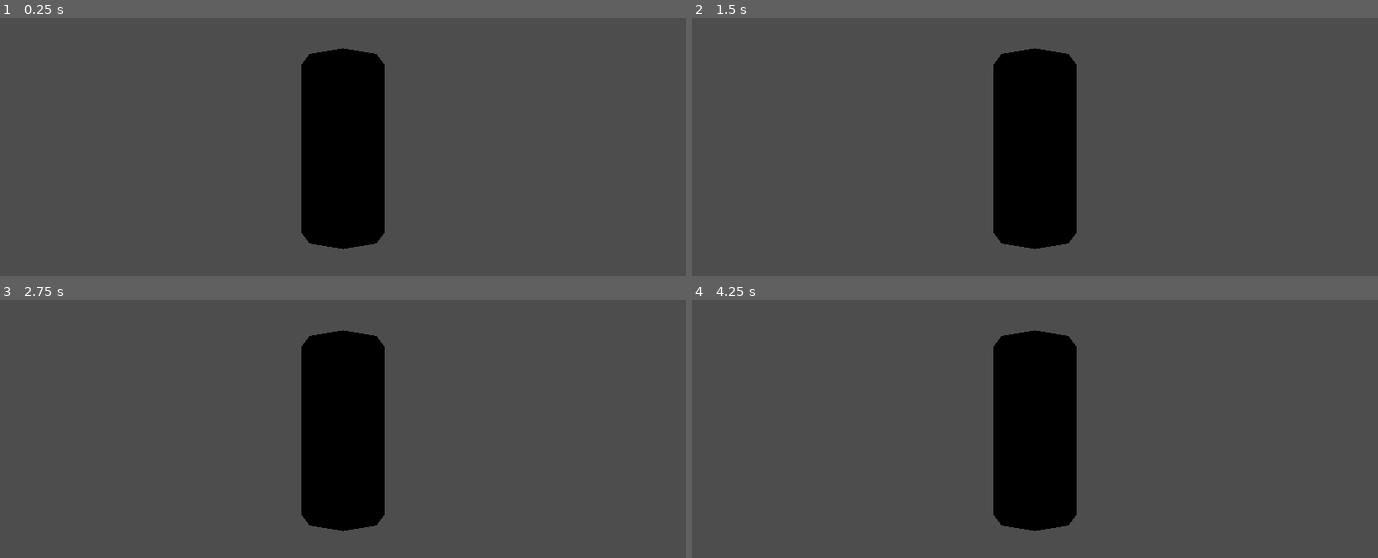
Above: before the commit, frames 1-4 (two rows, left to right).
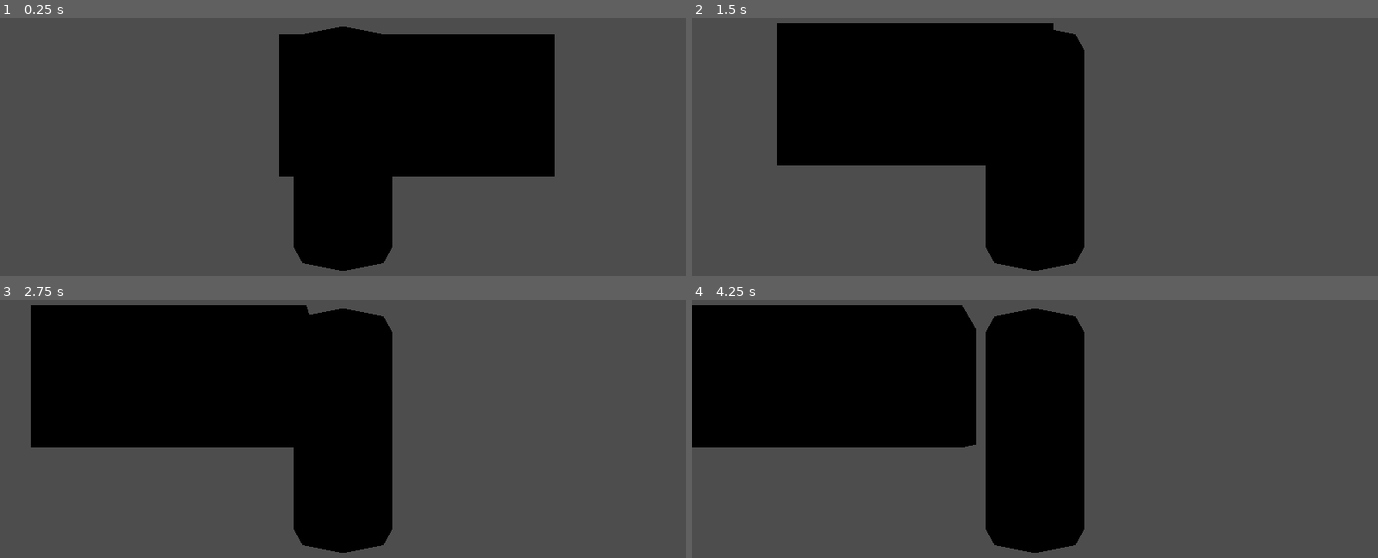
Above: after the commit, the same moments.

Repository: TheStickLord/SpikeDrop
Game: Godot game, scene res://Scenes/Test_World.tscn
The game is run twice, just before and just after one commit, with the same random seed, the same clock (stepped at 60 frames per second) and the same inputs.
Inputs:
- Up to frame 1 (0.25 s): no input
- Up to frame 2 (1.5 s): tap Enter at 0.5 s; hold D (Right, bound only after the commit) 0.53-1.28 s; hold A (Left, bound only after the commit) from 1.28 s (still down)
- Up to frame 3 (2.75 s): release A (Left, bound only after the commit) at 2.03 s; hold D (Right, bound only after the commit) from 2.03 s (still down)
- Up to frame 4 (4.25 s): release D (Right, bound only after the commit) at 3.53 s; hold A (Left, bound only after the commit) from 3.53 s (still down)

The runs differ from the first frame. In frame 1, 18% of the frame differs, in the area x 40-81%, y 3-99%; in frame 2, 21%; in frame 3, 25%; in frame 4, 27%, in the area x 0-58%, y 1-99%.

Commit message:
Made basic movement setup

Diff:
--- a/spike-drop/Scenes/Player/MovementController.tscn
+++ b/spike-drop/Scenes/Player/MovementController.tscn
@@ -1,3 +1,14 @@
 [gd_scene format=3 uid="uid://68m4d2a8sw0d"]
 
+[ext_resource type="Script" uid="uid://hw5etlb3tp2u" path="res://Scenes/Player/walk.gd" id="1_5g22s"]
+[ext_resource type="Script" uid="uid://ci4a24c6kbfnh" path="res://Scenes/Player/movement_controller.gd" id="1_24naf"]
+[ext_resource type="Script" uid="uid://bxinr1yrrbvov" path="res://Scenes/Player/idle.gd" id="3_u5lm8"]
+
 [node name="MovementController" type="Node" unique_id=599565209]
+script = ExtResource("1_24naf")
+
+[node name="Walk" type="Node" parent="." unique_id=22069757]
+script = ExtResource("1_5g22s")
+
+[node name="Idle" type="Node" parent="." unique_id=1709288738]
+script = ExtResource("3_u5lm8")
--- a/spike-drop/Scenes/Player/Player.tscn
+++ b/spike-drop/Scenes/Player/Player.tscn
@@ -1,16 +1,25 @@
 [gd_scene format=3 uid="uid://25l5ucxfo5gm"]
 
+[ext_resource type="Script" uid="uid://bda86mkc8s8ef" path="res://Scenes/Player/player.gd" id="1_jmcll"]
 [ext_resource type="PackedScene" uid="uid://cdmc4kitcst6" path="res://Scenes/Player/PlayerView/PlayerView.tscn" id="1_ude3g"]
 [ext_resource type="PackedScene" uid="uid://c6o0a3idgbfda" path="res://Scenes/Player/FullBodyActionController.tscn" id="2_jmcll"]
 [ext_resource type="PackedScene" uid="uid://mbnskew6ocu8" path="res://Scenes/Player/HalfBodyController.tscn" id="3_4wape"]
 [ext_resource type="PackedScene" uid="uid://68m4d2a8sw0d" path="res://Scenes/Player/MovementController.tscn" id="4_t26db"]
 
+[sub_resource type="CapsuleShape3D" id="CapsuleShape3D_jmcll"]
+
 [node name="Player" type="Node3D" unique_id=1286068107]
+script = ExtResource("1_jmcll")
 
-[node name="PlayerView" parent="." unique_id=1493062332 instance=ExtResource("1_ude3g")]
+[node name="CharacterBody3D" type="CharacterBody3D" parent="." unique_id=1269285117]
+
+[node name="CollisionShape3D" type="CollisionShape3D" parent="CharacterBody3D" unique_id=604558526]
+shape = SubResource("CapsuleShape3D_jmcll")
+
+[node name="PlayerView" parent="CharacterBody3D" unique_id=1493062332 instance=ExtResource("1_ude3g")]
+
+[node name="MovementController" parent="." unique_id=599565209 instance=ExtResource("4_t26db")]
 
 [node name="FullBodyActionController" parent="." unique_id=1460527878 instance=ExtResource("2_jmcll")]
 
 [node name="HalfBodyController" parent="." unique_id=2127946657 instance=ExtResource("3_4wape")]
-
-[node name="MovementController" parent="." unique_id=599565209 instance=ExtResource("4_t26db")]
--- a/spike-drop/Scenes/Player/PlayerView/PlayerView.tscn
+++ b/spike-drop/Scenes/Player/PlayerView/PlayerView.tscn
@@ -3,3 +3,6 @@
 [node name="PlayerView" type="Node3D" unique_id=1493062332]
 
 [node name="CSGCylinder3D" type="CSGCylinder3D" parent="." unique_id=1117664989]
+
+[node name="Camera3D" type="Camera3D" parent="." unique_id=1478315698]
+transform = Transform3D(1, 0, 0, 0, 1, 0, 0, 0, 1, 0, 0, 2.547057)
--- /dev/null
+++ b/spike-drop/Scenes/Player/idle.gd
@@ -0,0 +1,14 @@
+extends State
+
+@onready var walk: Node = $"../Walk"
+
+func process(context: PlayerContext, delta: float) -> State:
+	print("idle")
+
+	var direction := Input.get_axis("Left", "Right")
+
+	if direction != 0:
+		return walk
+
+	context.body.velocity.x = 0
+	return self
--- /dev/null
+++ b/spike-drop/Scenes/Player/movement_controller.gd
@@ -0,0 +1,20 @@
+extends Node
+
+@onready var walk: Node = $Walk
+@onready var idle: Node = $Idle
+
+var currentState: State
+
+func _ready() -> void:
+	walk.controller = self
+	idle.controller = self
+	currentState = idle
+	currentState.enter()
+
+func process(context: PlayerContext, delta: float) -> void:
+	var state := currentState.process(context, delta)
+
+	if state != currentState:
+		currentState.exit()
+		currentState = state
+		currentState.enter()
--- /dev/null
+++ b/spike-drop/Scenes/Player/player.gd
@@ -0,0 +1,30 @@
+extends Node3D
+
+#3D PhysBody
+@onready var character_body_3d: CharacterBody3D = $CharacterBody3D
+
+# Controllers
+@onready var movement_controller: Node = $MovementController
+@onready var half_body_controller: Node = $HalfBodyController
+@onready var full_body_action_controller: Node = $FullBodyActionController
+
+#Model
+@export var model := PlayerModel.new()
+
+#Context
+var ctx: PlayerContext
+
+func _ready() -> void:
+	ctx = PlayerContext.new(model, character_body_3d)
+
+func _physics_process(delta: float) -> void:
+	#gravity
+	if not character_body_3d.is_on_floor():
+		character_body_3d.velocity.y -= model.gravity * delta
+	else:
+		character_body_3d.velocity.y -= model.gravity * delta
+
+	movement_controller.process(ctx, delta)
+	#half_body_controller.process(ctx, delta)
+	#full_body_action_controller.process(ctx, delta)
+	character_body_3d.move_and_slide()
--- /dev/null
+++ b/spike-drop/Scenes/Player/walk.gd
@@ -0,0 +1,18 @@
+extends State
+
+@onready var idle: Node = $"../Idle"
+
+func process(context: PlayerContext, delta: float) -> State:
+	print("walk")
+
+	var model = context.model
+	var body = context.body
+
+	var direction := Input.get_axis("Left", "Right")
+
+	if direction == 0:
+		return idle
+
+	body.velocity.x = direction * model.speed
+
+	return self
--- a/spike-drop/Scenes/Test_World.tscn
+++ b/spike-drop/Scenes/Test_World.tscn
@@ -1,10 +1,21 @@
 [gd_scene format=3 uid="uid://cmshrt36w3glv"]
 
+[ext_resource type="Script" uid="uid://bagidfilr2wa6" path="res://Scenes/test_world.gd" id="1_0se7u"]
 [ext_resource type="PackedScene" uid="uid://25l5ucxfo5gm" path="res://Scenes/Player/Player.tscn" id="1_4ciqx"]
 
+[sub_resource type="WorldBoundaryShape3D" id="WorldBoundaryShape3D_4ciqx"]
+
 [node name="TestWorld" type="Node3D" unique_id=1990735517]
-
-[node name="Camera3D" type="Camera3D" parent="." unique_id=931162282]
-transform = Transform3D(1, 0, 0, 0, 1, 0, 0, 0, 1, 0, 0, 3)
+script = ExtResource("1_0se7u")
 
 [node name="Player" parent="." unique_id=1286068107 instance=ExtResource("1_4ciqx")]
+
+[node name="StaticBody3D" type="StaticBody3D" parent="." unique_id=921849091]
+transform = Transform3D(1, 0, 0, 0, 1, 0, 0, 0, 1, 0, -1.5028338, 0)
+
+[node name="CollisionShape3D" type="CollisionShape3D" parent="StaticBody3D" unique_id=338181602]
+shape = SubResource("WorldBoundaryShape3D_4ciqx")
+
+[node name="CSGBox3D" type="CSGBox3D" parent="." unique_id=626142492]
+transform = Transform3D(1, 0, 0, 0, 1, 0, 0, 0, 1, 1.2212441, 0.3948264, -2.1014223)
+size = Vector3(4.553833, 2.3554688, 1)
--- /dev/null
+++ b/spike-drop/Scenes/test_world.gd
@@ -0,0 +1,14 @@
+extends Node3D
+
+
+# Called when the node enters the scene tree for the first time.
+func _ready() -> void:
+	Input.MOUSE_MODE_CAPTURED
+	pass # Replace with function body.
+
+
+# Called every frame. 'delta' is the elapsed time since the previous frame.
+func _process(delta: float) -> void:
+	if Input.is_action_just_pressed("Exit"):
+		get_tree().quit()
+	pass
--- /dev/null
+++ b/spike-drop/Scripts/PlayerContext.gd
@@ -0,0 +1,9 @@
+extends Node
+class_name PlayerContext
+
+@export var model: PlayerModel
+@export var body: CharacterBody3D
+
+func _init(m: PlayerModel, b: CharacterBody3D) -> void:
+	self.model = m
+	self.body = b
--- a/spike-drop/Scripts/PlayerModel.gd
+++ b/spike-drop/Scripts/PlayerModel.gd
@@ -1 +1,8 @@
 extends Node
+class_name PlayerModel
+
+@export var frozen: bool = false
+@export var speed: float = 6.0
+@export var weapon:= Weapon.new() #Skeleton code
+@export var health: int = 100
+@export var gravity: float = ProjectSettings.get_setting("physics/3d/default_gravity")
--- a/spike-drop/Scripts/PlayerStateContext.gd
+++ /dev/null
@@ -1,7 +0,0 @@
-extends Node
-class_name PlayerModel
-
-@export var frozen: bool = false
-@export var speed: float = 6.0
-@export var weapon:= Weapon.new() #Skeleton code
-@export var health: int = 100
--- a/spike-drop/Scripts/State.gd
+++ b/spike-drop/Scripts/State.gd
@@ -1 +1,16 @@
 extends Node
+class_name State
+
+@export var controller: Node
+
+# Signals PlayerView
+signal playAnimation(anim: String)
+
+func enter() -> void:
+	pass
+
+func exit() -> void:
+	pass
+
+func process(context: PlayerContext, delta: float) -> State:
+	return self
--- /dev/null
+++ b/spike-drop/Scripts/View.gd
@@ -0,0 +1,5 @@
+extends Node
+class_name View
+
+func playAnimation(name: String):
+	pass
--- a/spike-drop/project.godot
+++ b/spike-drop/project.godot
@@ -15,6 +15,24 @@
 config/features=PackedStringArray("4.6", "Forward Plus")
 config/icon="res://icon.svg"
 
+[input]
+
+Left={
+"deadzone": 0.2,
+"events": [Object(InputEventKey,"resource_local_to_scene":false,"resource_name":"","device":-1,"window_id":0,"alt_pressed":false,"shift_pressed":false,"ctrl_pressed":false,"meta_pressed":false,"pressed":false,"keycode":0,"physical_keycode":65,"key_label":0,"unicode":97,"location":0,"echo":false,"script":null)
+]
+}
+Right={
+"deadzone": 0.2,
+"events": [Object(InputEventKey,"resource_local_to_scene":false,"resource_name":"","device":-1,"window_id":0,"alt_pressed":false,"shift_pressed":false,"ctrl_pressed":false,"meta_pressed":false,"pressed":false,"keycode":0,"physical_keycode":68,"key_label":0,"unicode":100,"location":0,"echo":false,"script":null)
+]
+}
+Exit={
+"deadzone": 0.2,
+"events": [Object(InputEventKey,"resource_local_to_scene":false,"resource_name":"","device":-1,"window_id":0,"alt_pressed":false,"shift_pressed":false,"ctrl_pressed":false,"meta_pressed":false,"pressed":false,"keycode":0,"physical_keycode":4194305,"key_label":0,"unicode":0,"location":0,"echo":false,"script":null)
+]
+}
+
 [physics]
 
 3d/physics_engine="Jolt Physics"
Not shown, added: spike-drop/Scenes/Player/idle.gd.uid
Not shown, added: spike-drop/Scenes/Player/movement_controller.gd.uid
Not shown, added: spike-drop/Scenes/Player/player.gd.uid
Not shown, added: spike-drop/Scenes/Player/walk.gd.uid
Not shown, added: spike-drop/Scenes/test_world.gd.uid
Not shown, added: spike-drop/Scripts/PlayerContext.gd.uid
Not shown, removed: spike-drop/Scripts/PlayerStateContext.gd.uid
Not shown, added: spike-drop/Scripts/View.gd.uid
Not shown, added: spike-drop/Scenes/Player/PlayerView/note.md
